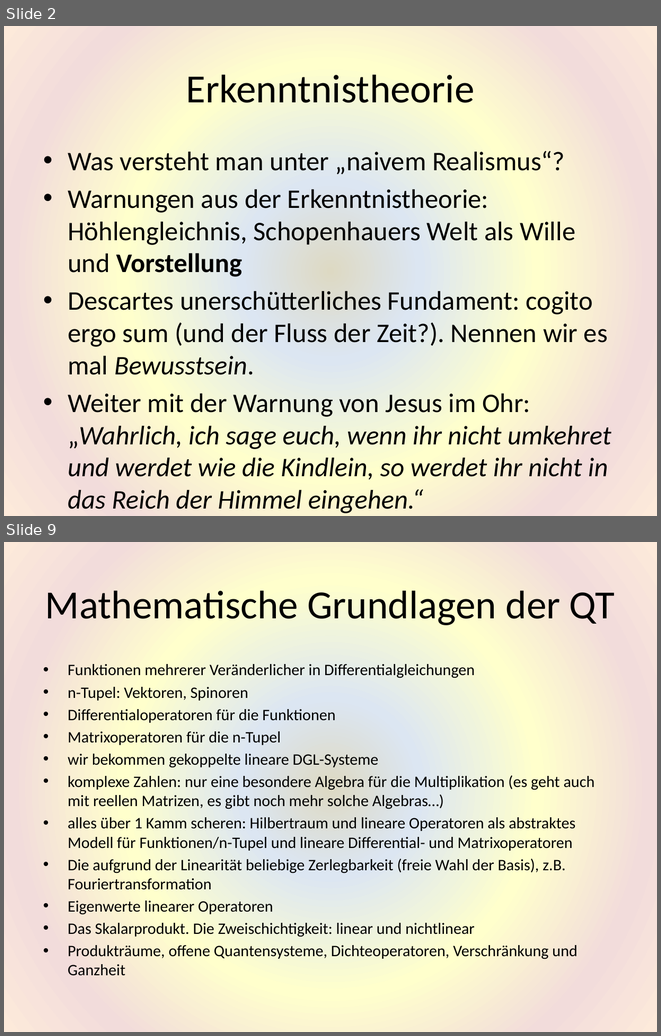
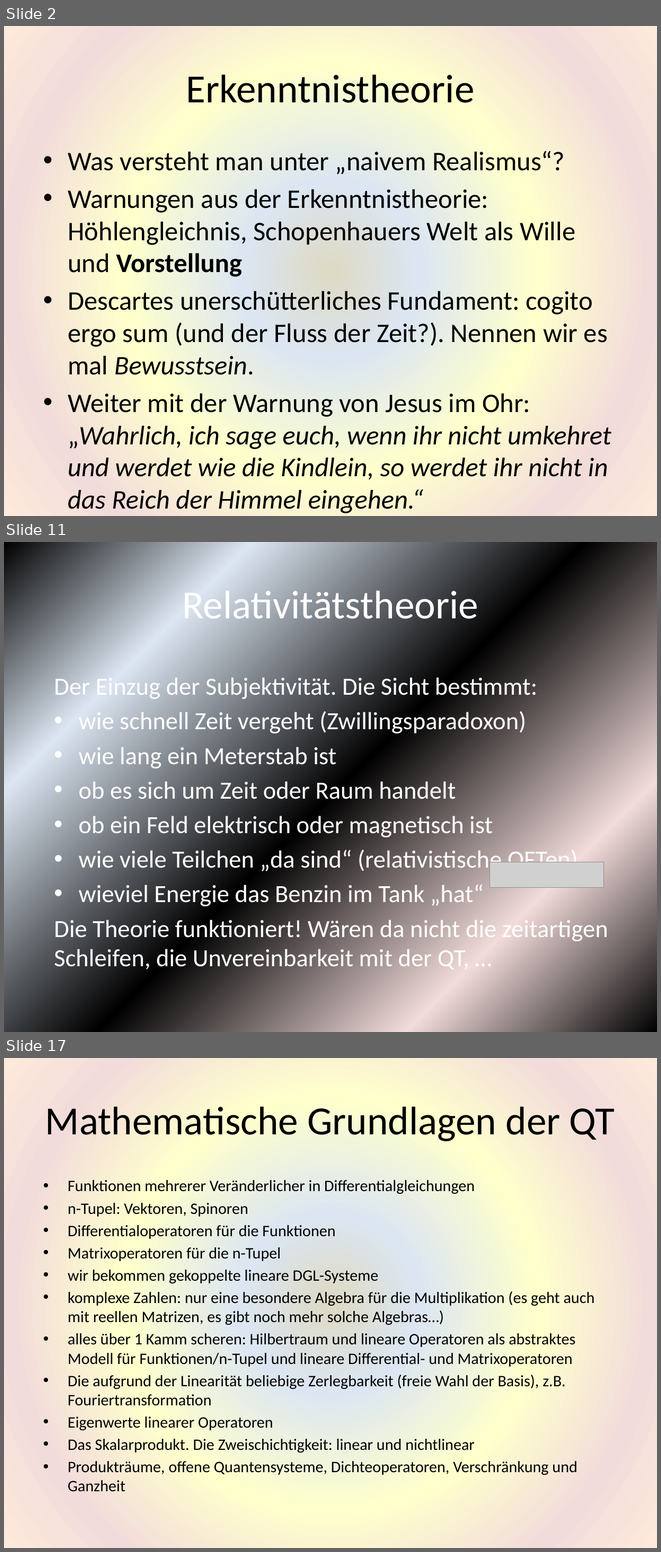
Before and after one commit to HaraldRieder/Physikalismus, a slide deck: Philosophie.pptx. Shown one above the other, each under a label of ours: slides 2 and 9 before the commit, slides 2, 11 and 17 after it; the slides between them are not shown. The pictures are 661x1036 and 661x1552 pixels, drawn with LibreOffice and Linux fonts; fonts in the diff are those of the drawing; grey boxes stand for pictures. Boxes give left, top, right and bottom in pixels: in the first picture for what was removed or moved away, otherwise in the second. Text is boxed around its words. In the diff, an @@ line names an element or a change of style, - is before the commit and + after.

```diff
--- a/Philosophie.pptx
+++ b/Philosophie.pptx
@@ slide 11 added at [4,542,657,1032], background gradient #000000 to #DCE6F2 to #F2DCDB @@
@@ title added at [182,585,478,627], 44 pt, text #FFFFFF @@
+Relativitätstheorie
@@ text added at [54,674,608,973], 27.2 pt, text #FFFFFF @@
+Der Einzug der Subjektivität. Die Sicht bestimmt:
+• wie schnell Zeit vergeht (Zwillingsparadoxon)
+• wie lang ein Meterstab ist
+• ob es sich um Zeit oder Raum handelt
+• ob ein Feld elektrisch oder magnetisch ist
+• wie viele Teilchen „da sind“ (relativistische QFTen)
+• wieviel Energie das Benzin im Tank „hat“
+Die Theorie funktioniert! Wären da nicht die zeitartigen Schleifen, die Unvereinbarkeit mit der QT, …
@@ picture added at [490,862,603,888] @@
@@ what was slide 9 is now slide 17 @@
```
Also in this commit, not shown: 5 slides changed, 9 other slides added, 2 slides removed.
